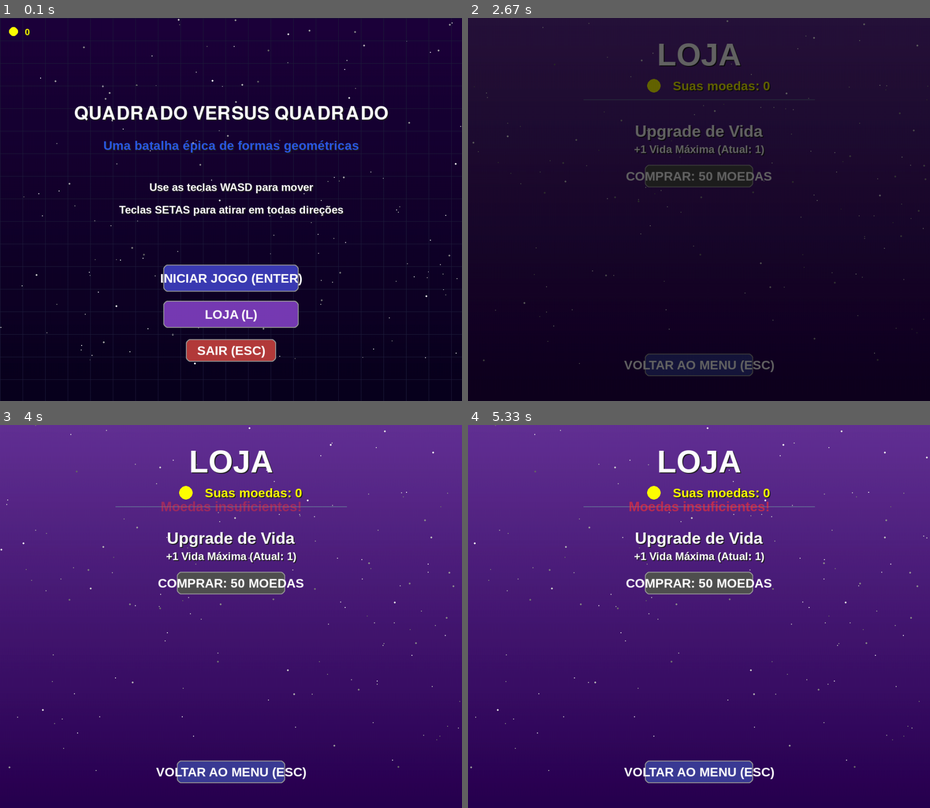
Above: before the commit, frames 1-4 (two rows, left to right).
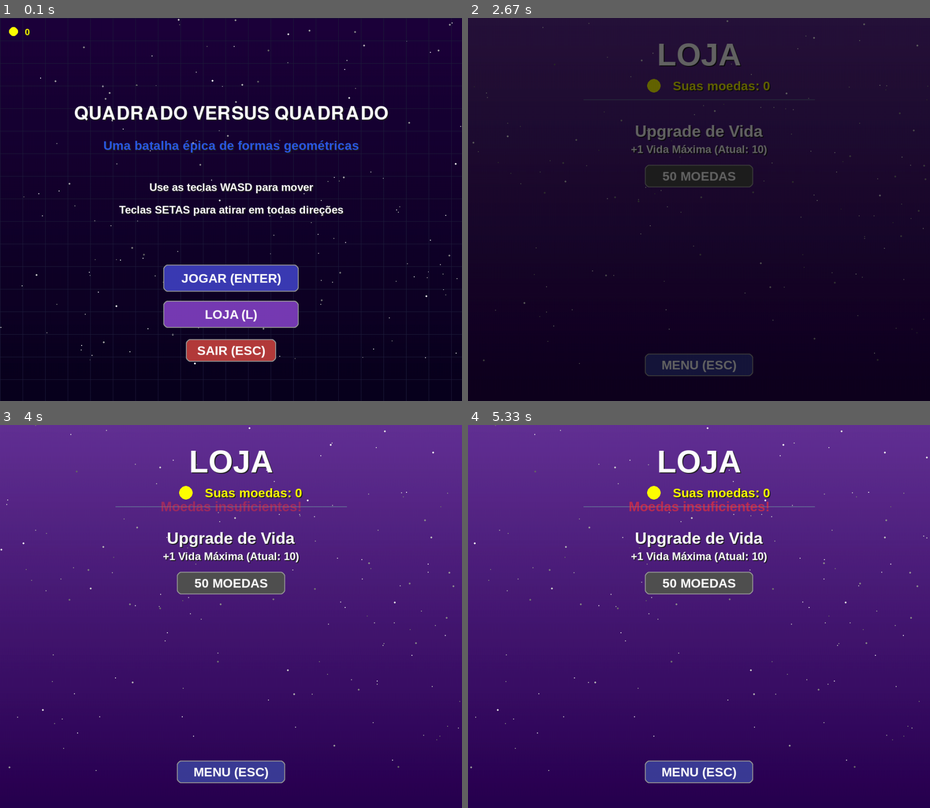
Above: after the commit, the same moments.

Repository: JoaoPedroMarimon/Pygame_SquareStorm
Game: pygame game, started from main.py
Same seed, same stepped clock (60 frames per second), same inputs: the game is played once before the commit and once after it.
Inputs (mouse positions are in pixels of both pictures, inside the frame that each line leads up to):
- Up to frame 1 (0.1 s): no input
- Up to frame 2 (2.67 s): tap Enter at 0.33, 0.67 s; click "FASE 1" at 1.05 s; hold P 1.33-1.8 s; hold D 1.33-1.8 s; move the mouse to (869, 343) at 1.37 s; tap Esc at 1.83 s; click "JOGAR NOVAMENTE" at 2.22 s; tap L at 2.5 s
- Up to frame 3 (4 s): click (231, 582) at 2.88 s, where only the run after the commit has a clickable "50 MOEDAS"; click (157, 490) at 3.22 s
- Up to frame 4 (5.33 s): click (699, 585) at 4.55 s, where only the run after the commit has a clickable "50 MOEDAS"; click (560, 490) at 4.88 s

The runs differ from the first frame. In frame 1, 0.5% of the frame differs, in the area x 34-66%, y 66-70%; in frame 2, 1.1%; in frame 3, 1.4%, in the area x 33-67%, y 33-93%; in frame 4, 1.4%.

Commit message:
new shoot mechanic, and full screen added

Diff:
--- a/data/upgrades.json
+++ b/data/upgrades.json
@@ -1 +1 @@
-{"vida": 1}
+{"vida": 10}
--- a/src/entities/quadrado.py
+++ b/src/entities/quadrado.py
@@ -341,3 +341,51 @@
         # Verificar se o tempo de invulnerabilidade acabou
         if self.invulneravel and pygame.time.get_ticks() - self.tempo_invulneravel > self.duracao_invulneravel:
             self.invulneravel = False
+
+    def atirar_com_mouse(self, tiros, pos_mouse):
+        """
+        Faz o quadrado atirar na direção do cursor do mouse.
+
+        Args:
+            tiros: Lista onde adicionar o novo tiro
+            pos_mouse: Tupla (x, y) com a posição do mouse na tela
+        """
+        # Verificar cooldown
+        tempo_atual = pygame.time.get_ticks()
+        if tempo_atual - self.tempo_ultimo_tiro < self.tempo_cooldown:
+            return
+
+        self.tempo_ultimo_tiro = tempo_atual
+
+        # Posição central do quadrado
+        centro_x = self.x + self.tamanho // 2
+        centro_y = self.y + self.tamanho // 2
+
+        # Calcular vetor direção para o mouse
+        dx = pos_mouse[0] - centro_x
+        dy = pos_mouse[1] - centro_y
+
+        # Normalizar o vetor direção
+        distancia = math.sqrt(dx * dx + dy * dy)
+        if distancia > 0:  # Evitar divisão por zero
+            dx /= distancia
+            dy /= distancia
+
+        # Som de tiro
+        pygame.mixer.Channel(1).play(pygame.mixer.Sound(gerar_som_tiro()))
+
+        # Criar tiro com a direção calculada
+        if self.cor == AZUL:  # Se for o jogador
+            tiros.append(Tiro(centro_x, centro_y, dx, dy, AMARELO, 8))
+        else:
+            # Cor do tiro varia com a cor do inimigo (manter lógica original)
+            cor_tiro = VERDE
+            # Misturar um pouco da cor do inimigo no tiro
+            if self.cor != VERMELHO:
+                verde_base = VERDE[1]
+                r = min(255, self.cor[0] // 3)  # Um pouco da componente vermelha
+                g = verde_base  # Manter o verde forte
+                b = min(255, self.cor[2] // 2)  # Um pouco da componente azul
+                cor_tiro = (r, g, b)
+
+            tiros.append(Tiro(centro_x, centro_y, dx, dy, cor_tiro, 7))
--- a/src/game/fase.py
+++ b/src/game/fase.py
@@ -18,7 +18,7 @@
 from src.game.nivel_factory import NivelFactory
 from src.game.moeda_manager import MoedaManager  # Importar o MoedaManager
 from src.config import LARGURA_JOGO, ALTURA_JOGO
-
+from src.utils.visual import desenhar_mira, criar_mira
 
 
 def criar_inimigos(numero_fase):
@@ -320,6 +320,16 @@
 
     return tempo_movimento_inimigos[idx]
 
+#!/usr/bin/env python3
+# -*- coding: utf-8 -*-
+
+"""
+Atualização da lógica de controle no arquivo src/game/fase.py
+para implementar o sistema de mira com o mouse.
+"""
+
+# Modificação da função jogar_fase no arquivo src/game/fase.py
+
 def jogar_fase(tela, relogio, numero_fase, gradiente_jogo, fonte_titulo, fonte_normal):
     """
     Executa uma fase específica do jogo.
@@ -374,10 +384,19 @@
     mostrando_inicio = True
     contador_inicio = 120  # 2 segundos a 60 FPS
 
+    # Cursor do mouse visível durante o jogo
+    pygame.mouse.set_visible(False)  # Esconder o cursor padrão do sistema
+
+    # Criar mira personalizada
+    mira_surface, mira_rect = criar_mira(12, BRANCO, AMARELO)
+
     # Loop principal da fase
     rodando = True
     while rodando:
         tempo_atual = pygame.time.get_ticks()
+
+        # Obter a posição atual do mouse para o sistema de mira
+        pos_mouse = pygame.mouse.get_pos()
 
         for evento in pygame.event.get():
             if evento.type == pygame.QUIT:
@@ -395,16 +414,6 @@
                     if evento.key == pygame.K_d:
                         movimento_x = 1
 
-                    # Atirar com as setas (nas diagonais e direções cardeais)
-                    if evento.key == pygame.K_UP:
-                        jogador.atirar(tiros_jogador, (0, -1))
-                    if evento.key == pygame.K_DOWN:
-                        jogador.atirar(tiros_jogador, (0, 1))
-                    if evento.key == pygame.K_LEFT:
-                        jogador.atirar(tiros_jogador, (-1, 0))
-                    if evento.key == pygame.K_RIGHT:
-                        jogador.atirar(tiros_jogador, (1, 0))
-
                     # Tecla P para pausar
                     if evento.key == pygame.K_p:
                         pausado = not pausado
@@ -427,6 +436,11 @@
                         movimento_x = 0
                     if evento.key == pygame.K_d and movimento_x > 0:
                         movimento_x = 0
+
+                # Tiro com o botão esquerdo do mouse
+                if evento.type == pygame.MOUSEBUTTONDOWN and evento.button == 1:  # Botão esquerdo
+                    # Atirar na direção do mouse
+                    jogador.atirar_com_mouse(tiros_jogador, pos_mouse)
             else:
                 # Durante a introdução, apenas ESC funciona
                 if evento.type == pygame.KEYDOWN:
@@ -441,6 +455,9 @@
             if contador_inicio <= 0:
                 mostrando_inicio = False
 
+            # Preencher toda a tela com preto antes de desenhar qualquer coisa
+            tela.fill((0, 0, 0))
+
             # Desenhar tela de introdução
             tela.blit(gradiente_jogo, (0, 0))
 
@@ -467,6 +484,9 @@
 
         # Se o jogo estiver pausado, pular a atualização
         if pausado:
+            # Preencher toda a tela com preto antes de desenhar qualquer coisa
+            tela.fill((0, 0, 0))
+
             # Desenhar mensagem de pausa
             tela.fill((0, 0, 20))
             desenhar_texto(tela, "PAUSADO", 60, BRANCO, LARGURA // 2, ALTURA_JOGO // 2)
@@ -572,14 +592,31 @@
         if todos_derrotados:
             return True, pontuacao  # Fase concluída com sucesso
 
+        # AQUI É ONDE VOCÊ DEVE ADICIONAR O PREENCHIMENTO DA TELA COM PRETO
+        # Preencher toda a tela com preto antes de desenhar qualquer elemento do jogo
+        tela.fill((0, 0, 0))
+
         # Desenhar tela do jogo
         desenhar_tela_jogo(tela, jogador, inimigos, tiros_jogador, tiros_inimigo,
                         particulas, flashes, estrelas, gradiente_jogo, pontuacao, numero_fase, fade_in, tempo_atual, moeda_manager)
 
-        # Desenhar moedas diretamente na área de jogo (não no HUD)
+        # Desenhar moedas
         moeda_manager.desenhar(tela)
+        pos_mouse = pygame.mouse.get_pos()
+
+# Limitar o cursor à área de jogo
+        if pos_mouse[0] < 0 or pos_mouse[0] > LARGURA or pos_mouse[1] < 0 or pos_mouse[1] > ALTURA_JOGO:
+            # Se o cursor estiver fora dos limites, forçar de volta para a área válida
+            pos_mouse_x = max(0, min(pos_mouse[0], LARGURA))
+            pos_mouse_y = max(0, min(pos_mouse[1], ALTURA_JOGO))
+            pygame.mouse.set_pos([pos_mouse_x, pos_mouse_y])
+            # Atualizar a posição do mouse após o reposicionamento
+            pos_mouse = pygame.mouse.get_pos()
+
+        # Desenhar mira personalizada do mouse
+        desenhar_mira(tela, pos_mouse, (mira_surface, mira_rect))
 
         pygame.display.flip()
         relogio.tick(FPS)
 
-    return False, pontuacao
+    return False, pontuacao  # Padrão: jogador saiu do jogo
--- a/src/game/jogo.py
+++ b/src/game/jogo.py
@@ -21,7 +21,7 @@
     Ajustada para a nova configuração de tela.
     """
     # Configuração da tela
-    tela = pygame.display.set_mode((LARGURA, ALTURA))  # Usar as novas dimensões
+    tela = pygame.display.set_mode((LARGURA, ALTURA), pygame.FULLSCREEN)
     pygame.display.set_caption(TITULO)
     relogio = pygame.time.Clock()
 
--- a/src/ui/loja.py
+++ b/src/ui/loja.py
@@ -13,6 +13,7 @@
 from src.config import *
 from src.utils.visual import criar_estrelas, desenhar_estrelas, desenhar_texto, criar_botao
 from src.game.moeda_manager import MoedaManager
+import sys
 
 def tela_loja(tela, relogio, gradiente_loja):
     """
@@ -126,7 +127,7 @@
         cor_botao = (60, 120, 60) if botao_ativo else (80, 80, 80)
         cor_hover = (80, 180, 80) if botao_ativo else (100, 100, 100)
 
-        hover_comprar = criar_botao(tela, f"COMPRAR: {custo} MOEDAS", LARGURA // 2, y_pos + 100, 240, 50,
+        hover_comprar = criar_botao(tela, f"{custo} MOEDAS", LARGURA // 2, y_pos + 100, 240, 50,
                                   cor_botao, cor_hover, BRANCO)
 
         # Verificar clique no botão de compra
@@ -151,7 +152,7 @@
         # Desenhar botão de voltar
         y_voltar = ALTURA - 80
         rect_voltar = pygame.Rect(LARGURA // 2 - 120, y_voltar - 25, 240, 50)
-        hover_voltar = criar_botao(tela, "VOLTAR AO MENU (ESC)", LARGURA // 2, y_voltar, 240, 50,
+        hover_voltar = criar_botao(tela, "MENU (ESC)", LARGURA // 2, y_voltar, 240, 50,
                                  (60, 60, 150), (80, 80, 220), BRANCO)
 
         # Verificar clique no botão de voltar
--- a/src/ui/menu.py
+++ b/src/ui/menu.py
@@ -145,7 +145,7 @@
 
         # 1. Botão de Jogar (aumentado para acomodar o texto)
         rect_jogar = pygame.Rect(LARGURA // 2 - 150, ALTURA * 3 // 4 - 60, 300, 60)
-        botao_jogar = criar_botao(tela, "INICIAR JOGO (ENTER)", LARGURA // 2, ALTURA * 3 // 4 - 60, 300, 60,
+        botao_jogar = criar_botao(tela, "JOGAR (ENTER)", LARGURA // 2, ALTURA * 3 // 4 - 60, 300, 60,
                                  (60, 60, 180), (80, 80, 220), BRANCO)
 
         # 2. Botão da Loja (aumentado para acomodar o texto)
--- a/src/utils/visual.py
+++ b/src/utils/visual.py
@@ -7,32 +7,39 @@
 
 import pygame
 import random
-from src.config import LARGURA, ALTURA, BRANCO
+from src.config import LARGURA, ALTURA, BRANCO, AMARELO, VERMELHO
 from src.config import LARGURA_JOGO, ALTURA_JOGO
 
-def criar_gradiente(cor1, cor2):
+def criar_gradiente(cor1, cor2, largura=None, altura=None):
     """
     Cria uma superfície com um gradiente vertical.
 
     Args:
         cor1: Cor RGB do topo
         cor2: Cor RGB da base
+        largura: Largura personalizada (opcional)
+        altura: Altura personalizada (opcional)
 
     Returns:
         Superfície com gradiente
     """
-    gradiente = pygame.Surface((LARGURA, ALTURA))
-    for y in range(ALTURA):
-        r = cor1[0] + (cor2[0] - cor1[0]) * y / ALTURA
-        g = cor1[1] + (cor2[1] - cor1[1]) * y / ALTURA
-        b = cor1[2] + (cor2[2] - cor1[2]) * y / ALTURA
-        pygame.draw.line(gradiente, (r, g, b), (0, y), (LARGURA, y))
+    # Usar dimensões fornecidas ou padrão da configuração
+    if largura is None:
+        largura = LARGURA
+    if altura is None:
+        altura = ALTURA
+
+    gradiente = pygame.Surface((largura, altura))
+    for y in range(altura):
+        r = cor1[0] + (cor2[0] - cor1[0]) * y / altura
+        g = cor1[1] + (cor2[1] - cor1[1]) * y / altura
+        b = cor1[2] + (cor2[2] - cor1[2]) * y / altura
+        pygame.draw.line(gradiente, (r, g, b), (0, y), (largura, y))
     return gradiente
 
 def criar_estrelas(quantidade):
     """
     Cria uma lista de estrelas para o fundo.
-    Agora limitada à área de jogo (não a área de HUD).
 
     Args:
         quantidade: Número de estrelas a criar
@@ -87,8 +94,11 @@
     Returns:
         Rect do texto desenhado
     """
+    # Ajustar tamanho da fonte para a resolução atual
+    tamanho_ajustado = int(tamanho * (ALTURA / 848))
+
     if fonte is None:
-        fonte = pygame.font.SysFont("Arial", tamanho, True)
+        fonte = pygame.font.SysFont("Arial", tamanho_ajustado, True)
 
     if sombra:
         # Desenhar sombra do texto
@@ -103,7 +113,7 @@
     rect.center = (x, y)
     tela.blit(superficie, rect)
 
-    return rect  # Retorna o retângulo para interação com botões
+    return rect
 
 def criar_botao(tela, texto, x, y, largura, altura, cor_normal, cor_hover, cor_texto):
     """
@@ -121,8 +131,13 @@
     Returns:
         True se o mouse estiver sobre o botão, False caso contrário
     """
+    # Ajustar dimensões para a resolução atual
+    escala_y = ALTURA / 848
+    largura_ajustada = int(largura * escala_y)
+    altura_ajustada = int(altura * escala_y)
+
     mouse_pos = pygame.mouse.get_pos()
-    rect = pygame.Rect(x - largura // 2, y - altura // 2, largura, altura)
+    rect = pygame.Rect(x - largura_ajustada // 2, y - altura_ajustada // 2, largura_ajustada, altura_ajustada)
 
     hover = rect.collidepoint(mouse_pos)
 
@@ -135,9 +150,132 @@
         pygame.draw.rect(tela, (150, 150, 150), rect, 2, 10)
 
     # Renderizar o texto do botão
-    fonte = pygame.font.SysFont("Arial", 28, True)
+    tamanho_fonte = int(28 * escala_y)
+    fonte = pygame.font.SysFont("Arial", tamanho_fonte, True)
     texto_surf = fonte.render(texto, True, cor_texto)
     texto_rect = texto_surf.get_rect(center=rect.center)
     tela.blit(texto_surf, texto_rect)
 
     return hover
+
+def criar_mira(tamanho=12, cor=BRANCO, cor_interna=AMARELO):
+    """
+    Cria uma superfície com uma mira customizada.
+
+    Args:
+        tamanho: Tamanho da mira em pixels
+        cor: Cor principal da mira
+        cor_interna: Cor do círculo interno
+
+    Returns:
+        Tupla (surface, rect) contendo a mira
+    """
+    # Ajustar tamanho para a resolução atual
+    escala = ALTURA / 848
+    tamanho_ajustado = int(tamanho * escala)
+
+    # Criar uma superfície transparente
+    surface = pygame.Surface((tamanho_ajustado*2, tamanho_ajustado*2), pygame.SRCALPHA)
+    centro = tamanho_ajustado, tamanho_ajustado
+
+    # Desenhar círculo externo
+    pygame.draw.circle(surface, cor, centro, tamanho_ajustado, max(1, int(escala)))
+
+    # Desenhar cruz
+    espessura_linha = max(1, int(escala))
+    pygame.draw.line(surface, cor,
+                    (centro[0], centro[1]-tamanho_ajustado+2*escala),
+                    (centro[0], centro[1]+tamanho_ajustado-2*escala),
+                    espessura_linha)
+    pygame.draw.line(surface, cor,
+                    (centro[0]-tamanho_ajustado+2*escala, centro[1]),
+                    (centro[0]+tamanho_ajustado-2*escala, centro[1]),
+                    espessura_linha)
+
+    # Desenhar círculo interno
+    pygame.draw.circle(surface, cor_interna, centro, max(1, tamanho_ajustado//4), 0)
+
+    # Criar retângulo para posicionamento
+    rect = surface.get_rect(center=centro)
+
+    return surface, rect
+
+def desenhar_mira(tela, pos_mouse, mira=None):
+    """
+    Desenha uma mira personalizada na posição do mouse.
+
+    Args:
+        tela: Superfície onde desenhar
+        pos_mouse: Tupla (x, y) com a posição do mouse
+        mira: Tupla (surface, rect) com a mira pré-criada (opcional)
+    """
+    escala = ALTURA / 848
+
+    if mira is None:
+        # Mira simples (círculo e cruz)
+        raio = int(10 * escala)
+        espessura = max(1, int(escala))
+        tamanho_linha = int(8 * escala)
+        raio_interno = max(1, int(3 * escala))
+
+        pygame.draw.circle(tela, BRANCO, pos_mouse, raio, espessura)
+        pygame.draw.line(tela, BRANCO,
+                        (pos_mouse[0]-tamanho_linha, pos_mouse[1]),
+                        (pos_mouse[0]+tamanho_linha, pos_mouse[1]),
+                        espessura)
+        pygame.draw.line(tela, BRANCO,
+                        (pos_mouse[0], pos_mouse[1]-tamanho_linha),
+                        (pos_mouse[0], pos_mouse[1]+tamanho_linha),
+                        espessura)
+        pygame.draw.circle(tela, AMARELO, pos_mouse, raio_interno)
+    else:
+        # Usar a mira personalizada
+        surface, rect = mira
+        rect.center = pos_mouse
+        tela.blit(surface, rect)
+
+def mira_estilos():
+    """
+    Retorna uma lista de diferentes estilos de mira para o jogador escolher.
+
+    Returns:
+        Lista de miras pré-criadas [(surface, rect), ...]
+    """
+    estilos = []
+
+    # Estilo 1: Padrão (branco e amarelo)
+    estilos.append(criar_mira(12, BRANCO, AMARELO))
+
+    # Estilo 2: Vermelho e branco
+    estilos.append(criar_mira(12, VERMELHO, BRANCO))
+
+    # Estilo 3: Verde e amarelo
+    estilos.append(criar_mira(12, (30, 200, 30), AMARELO))
+
+    # Estilo 4: Mira circular
+    escala = ALTURA / 848
+    tamanho_mira = int(24 * escala)
+    raio_externo = int(10 * escala)
+    raio_medio = int(6 * escala)
+    raio_interno = max(1, int(2 * escala))
+    espessura = max(1, int(escala))
+
+    mira4 = pygame.Surface((tamanho_mira, tamanho_mira), pygame.SRCALPHA)
+    pygame.draw.circle(mira4, BRANCO, (tamanho_mira//2, tamanho_mira//2), raio_externo, espessura)
+    pygame.draw.circle(mira4, BRANCO, (tamanho_mira//2, tamanho_mira//2), raio_medio, espessura)
+    pygame.draw.circle(mira4, AMARELO, (tamanho_mira//2, tamanho_mira//2), raio_interno)
+    rect4 = mira4.get_rect(center=(tamanho_mira//2, tamanho_mira//2))
+    estilos.append((mira4, rect4))
+
+    # Estilo 5: Mira Triangular
+    mira5 = pygame.Surface((tamanho_mira, tamanho_mira), pygame.SRCALPHA)
+    pygame.draw.polygon(mira5, BRANCO, [
+        (tamanho_mira//2, int(2 * escala)),
+        (tamanho_mira - int(2 * escala), tamanho_mira - int(2 * escala)),
+        (int(2 * escala), tamanho_mira - int(2 * escala))
+    ], espessura)
+    pygame.draw.circle(mira5, AMARELO, (tamanho_mira//2, tamanho_mira//2), raio_interno)
+    rect5 = mira5.get_rect(center=(tamanho_mira//2, tamanho_mira//2))
+    estilos.append((mira5, rect5))
+
+    return estilos
